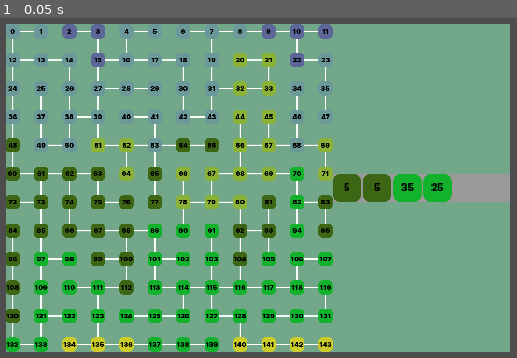
Above: before the commit, frame 1.
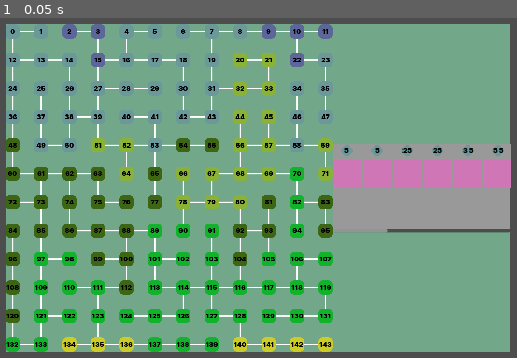
Above: after the commit, the same moment.

Repository: Pe3Hu/whao
Game: Godot game, scene res://entities/world/world.tscn
Two runs of this game, one before a commit and one after it. Both use one fixed random seed, a clock stepped at 60 frames per second and the inputs below.
Inputs:
- Up to frame 1 (0.05 s): no input

The runs differ from the first frame. In frame 1, 8.1% of the frame differs, in the area x 64-99%, y 37-64%.

Commit message:
version 0.0051
1. Totem entity added

Diff:
--- a/entities/beast/beast.tscn
+++ b/entities/beast/beast.tscn
@@ -1,9 +1,99 @@
-[gd_scene load_steps=3 format=3 uid="uid://ca4e6omodx10y"]
+[gd_scene load_steps=18 format=3 uid="uid://ca4e6omodx10y"]
 
 [ext_resource type="Script" path="res://entities/beast/beast.gd" id="1_aym5n"]
+[ext_resource type="PackedScene" uid="uid://c6hu1xtn8jpll" path="res://entities/totem/totem.tscn" id="2_rwoxp"]
+[ext_resource type="Material" uid="uid://brwvgxqtaxjep" path="res://entities/token/materials/fang.tres" id="3_cg8u2"]
+[ext_resource type="Texture2D" uid="uid://cyf73vkq8n7jj" path="res://entities/totem/images/raven.png" id="3_us0o2"]
+[ext_resource type="PackedScene" uid="uid://cqinhg46huhph" path="res://entities/token/token.tscn" id="4_1e300"]
+[ext_resource type="Texture2D" uid="uid://bl4q2ukhbjgx7" path="res://entities/token/images/fang.png" id="4_hmbj0"]
+[ext_resource type="Material" uid="uid://jaxghko8lwa1" path="res://entities/token/materials/claw.tres" id="5_745kv"]
+[ext_resource type="Texture2D" uid="uid://cbv7mmx5wbdc1" path="res://entities/token/images/claw.png" id="6_p1ysr"]
+[ext_resource type="Material" uid="uid://c4tb24qsr0tr8" path="res://entities/token/materials/fury.tres" id="7_80gr4"]
+[ext_resource type="Texture2D" uid="uid://c7l2uoiuv6rjx" path="res://entities/token/images/fury.png" id="8_jggfc"]
+[ext_resource type="Material" uid="uid://bkfabyqnqogs2" path="res://entities/token/materials/cunning.tres" id="9_3iftm"]
+[ext_resource type="Texture2D" uid="uid://cbxtbfvepcqlg" path="res://entities/token/images/cunning.png" id="10_r7464"]
+[ext_resource type="Material" uid="uid://cxdkhoji71uto" path="res://entities/token/materials/wisdom.tres" id="11_fjseq"]
+[ext_resource type="Texture2D" uid="uid://uhineh5doivc" path="res://entities/token/images/wisdom.png" id="12_317qn"]
+[ext_resource type="Material" uid="uid://yd7ss403or8o" path="res://entities/token/materials/extraction.tres" id="14_2mrp0"]
+[ext_resource type="Texture2D" uid="uid://bh4d8yphujlm6" path="res://entities/token/images/extraction.png" id="15_stvwq"]
 
 [sub_resource type="StyleBoxFlat" id="StyleBoxFlat_0uytx"]
 
 [node name="Beast" type="PanelContainer"]
+offset_right = 140.0
+offset_bottom = 32.0
 theme_override_styles/panel = SubResource("StyleBoxFlat_0uytx")
 script = ExtResource("1_aym5n")
+
+[node name="VBox" type="HBoxContainer" parent="."]
+layout_mode = 2
+theme_override_constants/separation = 4
+alignment = 1
+
+[node name="Totem" parent="VBox" instance=ExtResource("2_rwoxp")]
+layout_mode = 2
+texture = ExtResource("3_us0o2")
+title = "raven"
+
+[node name="Defenses" type="HBoxContainer" parent="VBox"]
+layout_mode = 2
+size_flags_horizontal = 0
+size_flags_vertical = 8
+theme_override_constants/separation = 4
+alignment = 1
+
+[node name="Fury" parent="VBox/Defenses" instance=ExtResource("4_1e300")]
+unique_name_in_owner = true
+material = ExtResource("7_80gr4")
+layout_mode = 2
+texture = ExtResource("8_jggfc")
+type = "fury"
+
+[node name="Cunning" parent="VBox/Defenses" instance=ExtResource("4_1e300")]
+unique_name_in_owner = true
+material = ExtResource("9_3iftm")
+layout_mode = 2
+texture = ExtResource("10_r7464")
+type = "cunning"
+
+[node name="Wisdom" parent="VBox/Defenses" instance=ExtResource("4_1e300")]
+unique_name_in_owner = true
+material = ExtResource("11_fjseq")
+layout_mode = 2
+texture = ExtResource("12_317qn")
+type = "wisdom"
+
+[node name="Offenses" type="HBoxContainer" parent="VBox"]
+layout_mode = 2
+size_flags_horizontal = 0
+size_flags_vertical = 8
+theme_override_constants/separation = 4
+alignment = 1
+
+[node name="Fang" parent="VBox/Offenses" instance=ExtResource("4_1e300")]
+unique_name_in_owner = true
+material = ExtResource("3_cg8u2")
+layout_mode = 2
+texture = ExtResource("4_hmbj0")
+type = "fang"
+
+[node name="Claw" parent="VBox/Offenses" instance=ExtResource("4_1e300")]
+unique_name_in_owner = true
+material = ExtResource("5_745kv")
+layout_mode = 2
+texture = ExtResource("6_p1ysr")
+type = "claw"
+
+[node name="Supports" type="HBoxContainer" parent="VBox"]
+layout_mode = 2
+size_flags_horizontal = 4
+size_flags_vertical = 8
+theme_override_constants/separation = 4
+alignment = 1
+
+[node name="Extraction" parent="VBox/Supports" instance=ExtResource("4_1e300")]
+unique_name_in_owner = true
+material = ExtResource("14_2mrp0")
+layout_mode = 2
+texture = ExtResource("15_stvwq")
+type = "extraction"
--- a/entities/crossroad/crossroad.json
+++ b/entities/crossroad/crossroad.json
@@ -6,7 +6,9 @@
   "hazard 3": 10,
   "rarity common": 80,
   "rarity uncommon": 15,
-  "rarity rare": 5
+  "rarity rare": 5,
+  "level 1": 80,
+  "level 2": 20
  },
  {
   "remoteness": 1,
@@ -18,7 +20,10 @@
   "rarity uncommon": 30,
   "rarity rare": 10,
   "rarity epic": 4,
-  "rarity legendary": 1
+  "rarity legendary": 1,
+  "level 0": 30,
+  "level 1": 40,
+  "level 2": 30
  },
  {
   "remoteness": 2,
@@ -29,7 +34,11 @@
   "rarity uncommon": 40,
   "rarity rare": 15,
   "rarity epic": 10,
-  "rarity legendary": 5
+  "rarity legendary": 5,
+  "level -1": 15,
+  "level 0": 20,
+  "level 1": 35,
+  "level 2": 30
  },
  {
   "remoteness": 3,
@@ -40,7 +49,10 @@
   "rarity uncommon": 35,
   "rarity rare": 20,
   "rarity epic": 15,
-  "rarity legendary": 10
+  "rarity legendary": 10,
+  "level -1": 20,
+  "level 0": 50,
+  "level 1": 30
  },
  {
   "remoteness": 4,
@@ -52,7 +64,11 @@
   "rarity uncommon": 30,
   "rarity rare": 25,
   "rarity epic": 20,
-  "rarity legendary": 15
+  "rarity legendary": 15,
+  "level -1": 30,
+  "level 0": 40,
+  "level 1": 20,
+  "level 2": 10
  },
  {
   "remoteness": 5,
@@ -63,7 +79,11 @@
   "rarity uncommon": 25,
   "rarity rare": 30,
   "rarity epic": 25,
-  "rarity legendary": 20
+  "rarity legendary": 20,
+  "level -1": 25,
+  "level 0": 25,
+  "level 1": 25,
+  "level 2": 25
  },
  {
   "remoteness": 6,
@@ -74,7 +94,11 @@
   "rarity uncommon": 10,
   "rarity rare": 35,
   "rarity epic": 30,
-  "rarity legendary": 25
+  "rarity legendary": 25,
+  "level -2": 15,
+  "level -1": 15,
+  "level 0": 25,
+  "level 1": 45
  },
  {
   "remoteness": 7,
@@ -85,7 +109,11 @@
   "hazard 9": 10,
   "rarity rare": 40,
   "rarity epic": 30,
-  "rarity legendary": 30
+  "rarity legendary": 30,
+  "level -1": 40,
+  "level 0": 20,
+  "level 1": 40,
+  "level 2": 10
  },
  {
   "remoteness": 8,
@@ -95,7 +123,11 @@
   "hazard 9": 30,
   "rarity rare": 30,
   "rarity epic": 30,
-  "rarity legendary": 40
+  "rarity legendary": 40,
+  "level -2": 20,
+  "level -1": 30,
+  "level 0": 30,
+  "level 1": 20
  },
  {
   "remoteness": 9,
@@ -104,6 +136,9 @@
   "hazard 9": 70,
   "rarity rare": 20,
   "rarity epic": 30,
-  "rarity legendary": 50
+  "rarity legendary": 50,
+  "level -2": 10,
+  "level -1": 20,
+  "level 0": 70
  }
 ]
--- a/entities/crossroad/crossroad_resource.gd
+++ b/entities/crossroad/crossroad_resource.gd
@@ -16,7 +16,8 @@
 var heat: float
 var terrain: String
 
-var arrow_size: Vector2 = Vector2(32, 32)
+const arrow_size: Vector2 = Vector2(32, 32)
+const hazard_range = 4
 
 
 func set_grid(grid_: Vector2) -> CrossroadResource:
@@ -97,11 +98,9 @@
 	return abs(grid.x - crossroad_.grid.x) + abs(grid.y - crossroad_.grid.y)
 
 func roll_hazard() -> void:
+	if deadend_remoteness > maze.limit_deadend_remoteness - 1:
+		deadend_remoteness = maze.limit_deadend_remoteness - 1
+		print("deadend_remoteness fail")
+
 	var description = Global.dict.crossroad.remoteness[deadend_remoteness]
 	hazard = int(Global.get_random_key(description.hazard)) * 10 - 5
-
-func roll_flock() -> FlockResource:
-	var flock_resource = FlockResource.new()
-
-
-	return flock_resource
--- a/entities/flock/flock.gd
+++ b/entities/flock/flock.gd
@@ -1,8 +1,8 @@
 class_name Flock extends PanelContainer
 
 
-var route: Route:
-	set = set_route
+var milestone: Milestone:
+	set = set_milestone
 var resource: FlockResource:
 	set = set_resource
 
@@ -11,7 +11,7 @@
 	resource = resource_
 	return self
 
-func set_route(route_: Route) -> Flock:
-	route = route_
-	route.get_node("%Milestones").add_child(self)
+func set_milestone(milestone_: Milestone) -> Flock:
+	milestone = milestone_
+	milestone.get_node("%Flocks").add_child(self)
 	return self
--- a/entities/flock/flock.tscn
+++ b/entities/flock/flock.tscn
@@ -3,14 +3,15 @@
 [ext_resource type="Script" path="res://entities/flock/flock.gd" id="1_yl55p"]
 
 [sub_resource type="StyleBoxFlat" id="StyleBoxFlat_0uytx"]
+bg_color = Color(0.807017, 0.464501, 0.712073, 1)
 
 [node name="Flock" type="PanelContainer"]
+custom_minimum_size = Vector2(64, 64)
 theme_override_styles/panel = SubResource("StyleBoxFlat_0uytx")
 script = ExtResource("1_yl55p")
 
-[node name="Beasts" type="GridContainer" parent="."]
+[node name="Beasts" type="VBoxContainer" parent="."]
 unique_name_in_owner = true
 layout_mode = 2
-theme_override_constants/h_separation = 4
-theme_override_constants/v_separation = 4
-columns = 3
+theme_override_constants/separation = 0
+alignment = 1
--- a/entities/flock/flock_resource.gd
+++ b/entities/flock/flock_resource.gd
@@ -1,17 +1,104 @@
 class_name FlockResource extends Resource
 
 
-var route: RouteResource:
-	set = set_route
-var crossroad: CrossroadResource:
-	set = set_crossroad
-var hazard: int
+var milestone: MilestoneResource:
+	set = set_milestone
+
+var eggs: Dictionary
+var limit_hazard: int
+var current_hazard: int
+var current_eggs: int = 0
+
+const limit_eggs = 5
 
 
-func set_crossroad(crossroad_: CrossroadResource) -> FlockResource:
-	crossroad = crossroad_
+func set_milestone(milestone_: MilestoneResource) -> FlockResource:
+	milestone = milestone_
+	milestone.flocks.append(self)
+	roll_hazard()
 	return self
 
-func set_route(route_: RouteResource) -> FlockResource:
-	route = route_
-	return self
+func roll_hazard() -> void:
+	limit_hazard = randi_range(milestone.crossroad.hazard - milestone.crossroad.hazard_range, milestone.crossroad.hazard + milestone.crossroad.hazard_range)
+	fill_beasts()
+
+func fill_beasts() -> void:
+	#print(limit_hazard)
+	#if milestone.route.milestones.find(milestone) == 1:
+
+	while current_hazard < limit_hazard:
+		increase_hazard()
+
+	#for level in eggs:
+		#eggs[level].sort_custom(func(a, b): return Global.arr.rarity.find(a) > Global.arr.rarity.find(b))
+
+	while current_eggs > limit_eggs or current_hazard > limit_hazard:
+		swallow_an_egg()
+
+	var levels = eggs.keys()
+	levels.sort_custom(func(a, b): return a > b)
+	var hazard_check = 0
+
+	for level in levels:
+		var rarities = eggs[level].keys()
+		rarities.sort_custom(func(a, b): return Global.arr.rarity.find(a) > Global.arr.rarity.find(b))
+
+		for rarity in rarities:
+			hazard_check += eggs[level][rarity] * level * (Global.arr.rarity.find(rarity) + 1)
+			print([level, rarity, eggs[level][rarity]])
+	print([limit_hazard, current_hazard, hazard_check, current_eggs])
+		#print([egg.level, egg.rarity])
+
+
+func increase_hazard() -> void:
+	var remoteness = milestone.crossroad.deadend_remoteness
+	var description = Global.dict.crossroad.remoteness[remoteness]
+	var egg = {}
+	egg.level = Global.get_random_key(description.level) + remoteness
+	egg.rarity = Global.get_random_key(description.rarity)
+
+	if !eggs.has(egg.level):
+		eggs[egg.level] = {}
+
+	if !eggs[egg.level].has(egg.rarity):
+		eggs[egg.level][egg.rarity] = 0
+
+	eggs[egg.level][egg.rarity] += 1
+	current_eggs += 1
+	current_hazard += egg.level * (Global.arr.rarity.find(egg.rarity) + 1)
+
+func swallow_an_egg() -> void:
+	current_hazard -= 1
+
+	if current_eggs > limit_eggs:
+		var popular_egg = {}
+		popular_egg.level = eggs.keys().front()
+		popular_egg.rarity = eggs[popular_egg.level].keys().front()
+		popular_egg.repeat = eggs[popular_egg.level][popular_egg.rarity]
+
+		for level in eggs:
+			for rarity in eggs[level]:
+				if popular_egg.repeat < eggs[level][rarity]:
+					popular_egg.level = level
+					popular_egg.rarity = rarity
+					popular_egg.repeat = eggs[popular_egg.level][popular_egg.rarity]
+
+		current_eggs -= 1
+
+		if popular_egg.repeat > 1:
+			eggs[popular_egg.level][popular_egg.rarity] -= 2
+			current_hazard -= popular_egg.level * (Global.arr.rarity.find(popular_egg.rarity) + 1) * 2
+			var index = Global.arr.rarity.find(popular_egg.rarity) + 1
+			var rarity = Global.arr.rarity[index]
+
+			if !eggs[popular_egg.level].has(rarity):
+				eggs[popular_egg.level][rarity] = 0
+
+			eggs[popular_egg.level][rarity] += 1
+			current_hazard += popular_egg.level * (Global.arr.rarity.find(rarity) + 1)
+
+			if eggs[popular_egg.level][popular_egg.rarity] == 0:
+				eggs[popular_egg.level].erase(popular_egg.rarity)
+
+			#if eggs[popular_egg.level].keys().is_empty:
+			#	eggs.erase(popular_egg.level)
--- a/entities/milestone/milestone.gd
+++ b/entities/milestone/milestone.gd
@@ -1,11 +1,11 @@
 @tool
-class_name Milestone extends TextureRect
+class_name Milestone extends PanelContainer
 
 
-@export var terrain: String:
+@export_enum("desert", "jungle", "swamp", "plain", "mountain", "tundra") var terrain: String = "desert":
 	set(terrain_):
 		terrain = terrain_
-		modulate = Global.color.terrain[terrain]
+		%Crossroad.modulate = Global.color.terrain[terrain]
 	get:
 		return terrain
 @export var hazard: int:
@@ -14,3 +14,30 @@
 		%Hazard.text = str(hazard)
 	get:
 		return hazard
+
+@onready var flock_scene = preload("res://entities/flock/flock.tscn")
+
+var route: Route:
+	set = set_route
+var resource: MilestoneResource:
+	set = set_resource
+
+
+func set_route(route_: Route) -> Milestone:
+	route = route_
+	route.get_node("%Milestones").add_child(self)
+
+	hazard = resource.crossroad.hazard
+	terrain = resource.crossroad.terrain
+	add_flock()
+	return self
+
+func set_resource(resource_: MilestoneResource) -> Milestone:
+	resource = resource_
+	return self
+
+func add_flock() -> void:
+	resource.add_flock()
+	var flock_resource = resource.flocks.back()
+	var flock = flock_scene.instantiate()
+	flock.set_resource(flock_resource).set_milestone(self)
--- a/entities/milestone/milestone.tscn
+++ b/entities/milestone/milestone.tscn
@@ -1,18 +1,33 @@
-[gd_scene load_steps=4 format=3 uid="uid://b87qrflqy2l2w"]
+[gd_scene load_steps=5 format=3 uid="uid://b87qrflqy2l2w"]
 
-[ext_resource type="Texture2D" uid="uid://bwaqdxks7q6pf" path="res://entities/milestone/images/milestone.png" id="2_gnrub"]
+[ext_resource type="Texture2D" uid="uid://w7hoapaniov6" path="res://entities/milestone/images/milestone.png" id="2_gnrub"]
 [ext_resource type="Script" path="res://entities/milestone/milestone.gd" id="2_tbc2p"]
 [ext_resource type="FontFile" uid="uid://33eqagvh85us" path="res://assets/fonts/digital/Inter-Black.ttf" id="4_hv02a"]
 
-[node name="Milestone" type="TextureRect"]
-offset_right = 64.0
-offset_bottom = 64.0
+[sub_resource type="StyleBoxEmpty" id="StyleBoxEmpty_ujcib"]
+
+[node name="Milestone" type="PanelContainer"]
+offset_right = 32.0
+offset_bottom = 32.0
 size_flags_horizontal = 4
 size_flags_vertical = 6
-texture = ExtResource("2_gnrub")
+theme_override_styles/panel = SubResource("StyleBoxEmpty_ujcib")
 script = ExtResource("2_tbc2p")
 
-[node name="Hazard" type="Label" parent="."]
+[node name="VBox" type="VBoxContainer" parent="."]
+layout_mode = 2
+theme_override_constants/separation = 4
+alignment = 1
+
+[node name="Crossroad" type="TextureRect" parent="VBox"]
+unique_name_in_owner = true
+custom_minimum_size = Vector2(32, 32)
+layout_mode = 2
+size_flags_horizontal = 4
+size_flags_vertical = 4
+texture = ExtResource("2_gnrub")
+
+[node name="Hazard" type="Label" parent="VBox/Crossroad"]
 unique_name_in_owner = true
 z_index = 1
 custom_minimum_size = Vector2(32, 32)
@@ -22,15 +37,21 @@
 anchor_top = 0.5
 anchor_right = 0.5
 anchor_bottom = 0.5
-offset_left = -14.0
-offset_top = -12.5
-offset_right = 14.0
-offset_bottom = 12.5
+offset_left = -16.0
+offset_top = -16.0
+offset_right = 16.0
+offset_bottom = 16.0
 grow_horizontal = 2
 grow_vertical = 2
 theme_override_colors/font_color = Color(0, 0, 0, 1)
 theme_override_fonts/font = ExtResource("4_hv02a")
-theme_override_font_sizes/font_size = 20
+theme_override_font_sizes/font_size = 16
 text = "1"
 horizontal_alignment = 1
 vertical_alignment = 1
+
+[node name="Flocks" type="VBoxContainer" parent="VBox"]
+unique_name_in_owner = true
+layout_mode = 2
+theme_override_constants/separation = 4
+alignment = 1
--- /dev/null
+++ b/entities/milestone/milestone_resource.gd
@@ -0,0 +1,23 @@
+class_name MilestoneResource extends Resource
+
+
+var route: RouteResource:
+	set = set_route
+var crossroad: CrossroadResource:
+	set = set_crossroad
+
+var flocks: Array[FlockResource]
+
+
+func set_route(route_: RouteResource) -> MilestoneResource:
+	route = route_
+	route.milestones.append(self)
+	return self
+
+func set_crossroad(crossroad_: CrossroadResource) -> MilestoneResource:
+	crossroad = crossroad_
+	return self
+
+func add_flock() -> void:
+	var flock_resource = FlockResource.new()
+	flock_resource.set_milestone(self)
--- a/entities/route/route.gd
+++ b/entities/route/route.gd
@@ -21,11 +21,6 @@
 	return self
 
 func init_milestones() -> void:
-	for crossroad_resource in resource.crossroads:
+	for milestone_resource in resource.milestones:
 		var milestone = milestone_scene.instantiate()
-		milestone.hazard = crossroad_resource.hazard
-		milestone.terrain = crossroad_resource.terrain
-		%Milestones.add_child(milestone)
-
-		var flock = flock_scene.instantiate()
-		#flock.set_crossroad(crossroad_resource).set_route(self)
+		milestone.set_resource(milestone_resource).set_route(self)
--- a/entities/route/route_resource.gd
+++ b/entities/route/route_resource.gd
@@ -5,6 +5,7 @@
 	set = set_station
 var crossroads: Array:
 	set = set_crossroads
+var milestones: Array[MilestoneResource]
 
 
 func set_station(station_: StationResource) -> RouteResource:
@@ -14,4 +15,9 @@
 
 func set_crossroads(crossroads_: Array) -> RouteResource:
 	crossroads = crossroads_
+
+	for crossroad in crossroads:
+		var milestone = MilestoneResource.new()
+		milestone.set_crossroad(crossroad).set_route(self)
+
 	return self
--- a/entities/station/station.gd
+++ b/entities/station/station.gd
@@ -19,7 +19,7 @@
 	return self
 
 func init_routes() -> void:
-	var route_resource = resource.routes[0]
+	var route_resource = resource.routes.back()
 	var route = route_scene.instantiate()
 	route.set_resource(route_resource).set_station(self)
 
--- a/entities/station/station.tscn
+++ b/entities/station/station.tscn
@@ -5,7 +5,7 @@
 [sub_resource type="StyleBoxFlat" id="StyleBoxFlat_0uytx"]
 
 [node name="Station" type="ScrollContainer"]
-custom_minimum_size = Vector2(400, 64)
+custom_minimum_size = Vector2(400, 200)
 anchors_preset = 8
 anchor_left = 0.5
 anchor_top = 0.5
@@ -25,5 +25,7 @@
 [node name="Routes" type="VBoxContainer" parent="."]
 unique_name_in_owner = true
 layout_mode = 2
+size_flags_horizontal = 4
+size_flags_vertical = 4
 theme_override_constants/separation = 4
 alignment = 1
--- /dev/null
+++ b/entities/totem/totem.gd
@@ -0,0 +1,19 @@
+@tool
+class_name Totem extends TextureRect
+
+
+@export_enum("owl", "raven", "hawk", "bear", "cougar", "wolf", "turtle", "crocodile", "cobra") var title: String = "bear":
+	set(title_):
+		title = title_
+		texture = load("res://entities/totem/images/" + title + ".png")
+
+		if is_node_ready():
+			modulate = Global.color.totem[title]
+	get:
+		return title
+@export var level: int = 1:
+	set(level_):
+		level = level_
+		%Level.text = str(level)
+	get:
+		return level
--- /dev/null
+++ b/entities/totem/totem.tscn
@@ -0,0 +1,37 @@
+[gd_scene load_steps=4 format=3 uid="uid://c6hu1xtn8jpll"]
+
+[ext_resource type="Texture2D" uid="uid://dsti04qb5n1al" path="res://entities/totem/images/bear.png" id="1_2la5b"]
+[ext_resource type="Script" path="res://entities/totem/totem.gd" id="2_jnd83"]
+[ext_resource type="FontFile" uid="uid://33eqagvh85us" path="res://assets/fonts/digital/Inter-Black.ttf" id="3_o1si2"]
+
+[node name="Totem" type="TextureRect"]
+custom_minimum_size = Vector2(32, 32)
+offset_right = 32.0
+offset_bottom = 32.0
+size_flags_horizontal = 4
+size_flags_vertical = 6
+texture = ExtResource("1_2la5b")
+script = ExtResource("2_jnd83")
+
+[node name="Level" type="Label" parent="."]
+unique_name_in_owner = true
+z_index = 1
+custom_minimum_size = Vector2(32, 32)
+layout_mode = 1
+anchors_preset = 8
+anchor_left = 0.5
+anchor_top = 0.5
+anchor_right = 0.5
+anchor_bottom = 0.5
+offset_left = -14.0
+offset_top = -12.5
+offset_right = 14.0
+offset_bottom = 12.5
+grow_horizontal = 2
+grow_vertical = 2
+theme_override_colors/font_color = Color(0, 0, 0, 1)
+theme_override_fonts/font = ExtResource("3_o1si2")
+theme_override_font_sizes/font_size = 20
+text = "1"
+horizontal_alignment = 1
+vertical_alignment = 1
--- a/entities/trail/trail.gd
+++ b/entities/trail/trail.gd
@@ -12,6 +12,7 @@
 @export var value: int:
 	set(value_):
 		value = value_
+		visible = value > 0
 
 		if is_node_ready():
 			weight.text = str(value)
--- a/entities/trail/trail.tscn
+++ b/entities/trail/trail.tscn
@@ -22,10 +22,18 @@
 
 [node name="Weight" type="Label" parent="."]
 visible = false
-layout_mode = 2
-offset_top = 29.0
-offset_right = 96.0
-offset_bottom = 67.0
+layout_mode = 1
+anchors_preset = 8
+anchor_left = 0.5
+anchor_top = 0.5
+anchor_right = 0.5
+anchor_bottom = 0.5
+offset_left = -48.0
+offset_top = -19.0
+offset_right = 48.0
+offset_bottom = 19.0
+grow_horizontal = 2
+grow_vertical = 2
 theme_override_colors/font_color = Color(0, 0, 0, 1)
 theme_override_fonts/font = ExtResource("6_q0fey")
 theme_override_font_sizes/font_size = 30
--- a/script/Global.gd
+++ b/script/Global.gd
@@ -178,7 +178,10 @@
 				if !data.has(words[0]):
 					data[words[0]] = {}
 
-				data[words[0]][words[1]] = int(crossroad[key])
+				if words[0] != "rarity":
+					data[words[0]][int(words[1])] = int(crossroad[key])
+				else:
+					data[words[0]][words[1]] = int(crossroad[key])
 
 		dict.crossroad.remoteness[crossroad.remoteness] = data
 
@@ -250,6 +253,17 @@
 	color.terrain["mountain"] = Color.from_hsv(180 / h, 0.3, 0.6)
 	color.terrain["tundra"] = Color.from_hsv(230 / h, 0.4, 0.6)
 
+	color.totem = {}
+	color.totem["cougar"] = Color.from_hsv(30 / h, 0.9, 0.6)
+	color.totem["bear"] = Color.from_hsv(0 / h, 0.9, 0.6)
+	color.totem["wolf"] = Color.from_hsv(330 / h, 0.9, 0.6)
+	color.totem["turtle"] = Color.from_hsv(90 / h, 0.9, 0.6)
+	color.totem["cobra"] = Color.from_hsv(120 / h, 0.9, 0.6)
+	color.totem["crocodile"] = Color.from_hsv(150 / h, 0.9, 0.6)
+	color.totem["raven"] = Color.from_hsv(195 / h, 0.9, 0.6)
+	color.totem["owl"] = Color.from_hsv(210 / h, 0.9, 0.6)
+	color.totem["hawk"] = Color.from_hsv(225 / h, 0.9, 0.6)
+
 func save(path_: String, data_: String):
 	var path = path_ + ".json"
 	var file = FileAccess.open(path, FileAccess.WRITE)
Binary file changed: entities/milestone/images/milestone.png
Not shown, changed: entities/milestone/images/milestone.png.import
Binary file added: entities/totem/images/bear.png
Not shown, added: entities/totem/images/bear.png.import
Binary file added: entities/totem/images/cobra.png
Not shown, added: entities/totem/images/cobra.png.import
Binary file added: entities/totem/images/cougar.png
Not shown, added: entities/totem/images/cougar.png.import
Binary file added: entities/totem/images/crocodile.png
Not shown, added: entities/totem/images/crocodile.png.import
Binary file added: entities/totem/images/hawk.png
Not shown, added: entities/totem/images/hawk.png.import
(and 8 more such lines)
